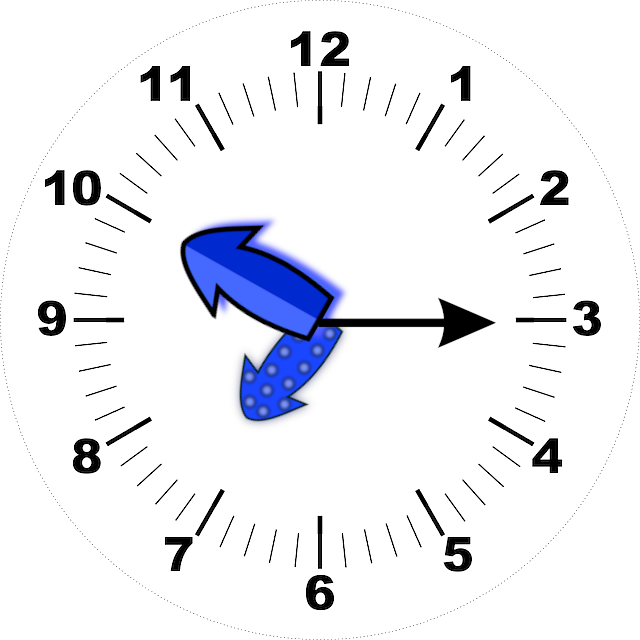
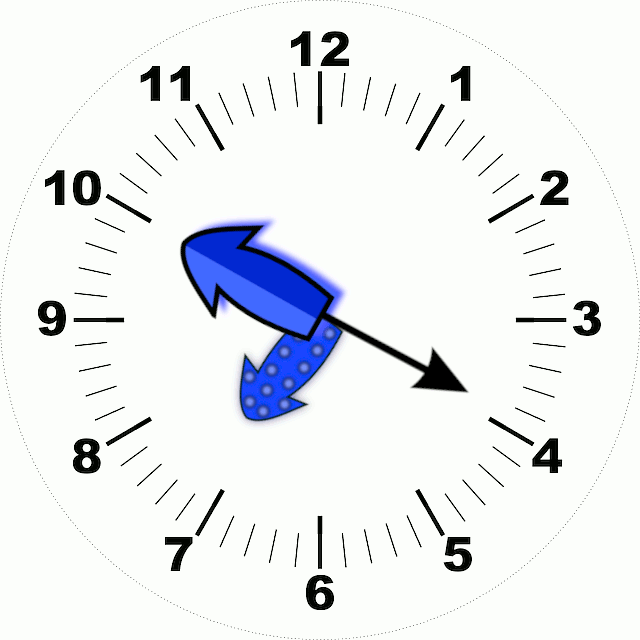
Layers edited between the first and the second 640px x 640px image:
removed layer "Tarcza" over [0, 0, 640, 640]
added layer "Tło (500ms). kopia #2" above "Tło (500ms). kopia #1" over [0, 0, 640, 640]
added layer "Tło (500ms). kopia #1" above "Tło (500ms). kopia" over [0, 0, 640, 640]
added layer "Tło (500ms). kopia" over [0, 0, 640, 640]
